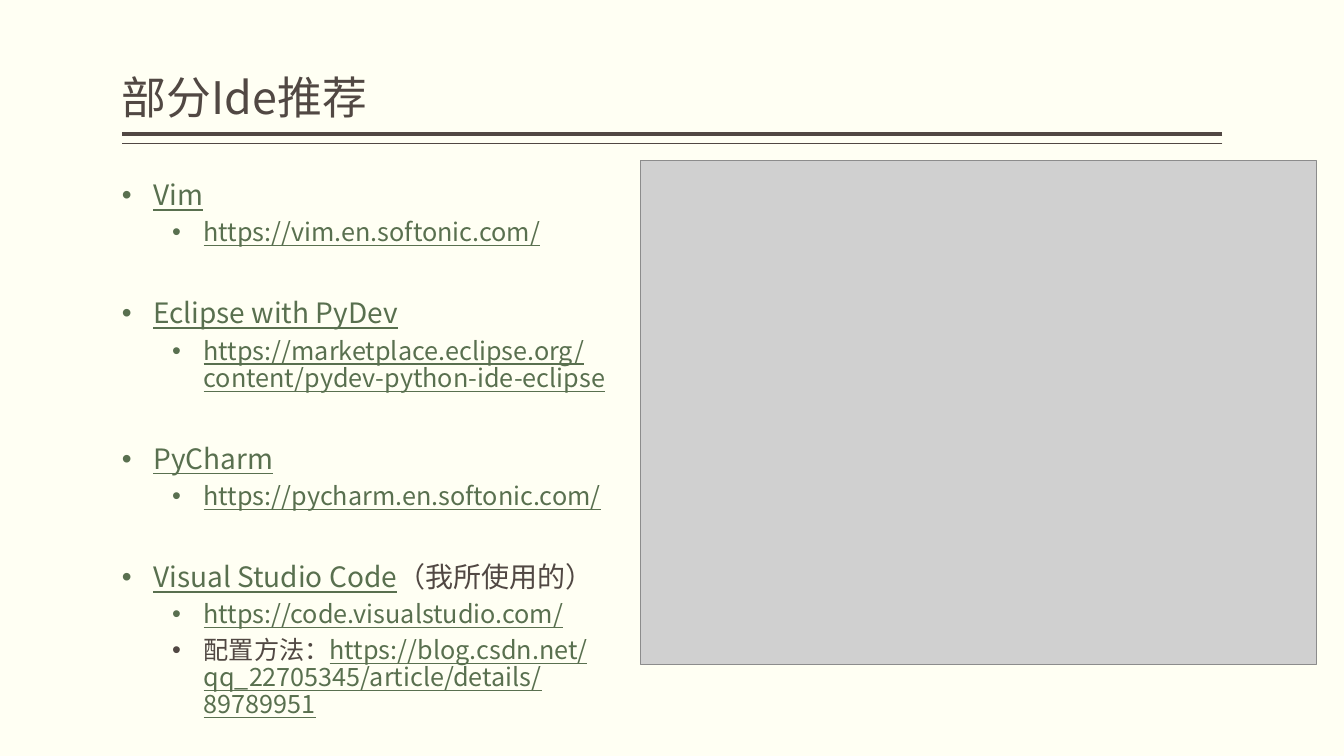
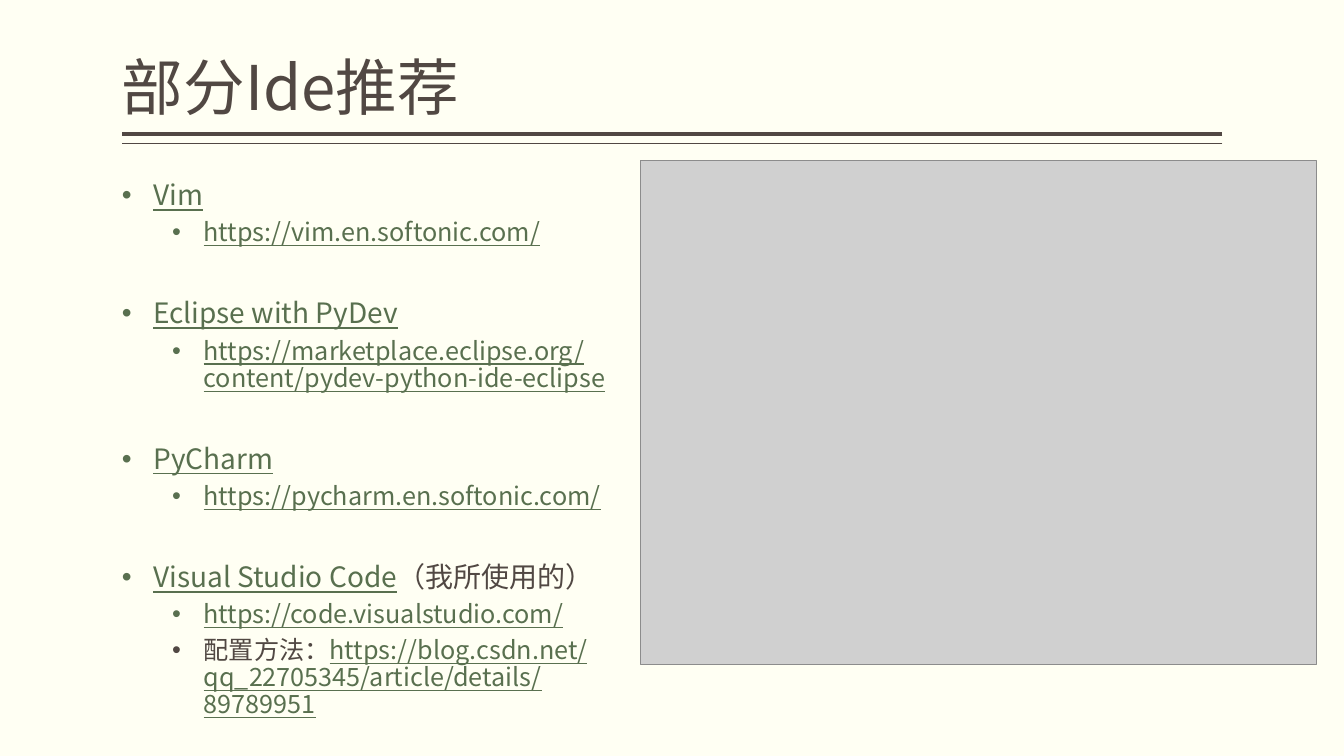
Before and after one commit to just997/project, a slide deck: slide 7 of python学习ppt/Python初识和环境配置.pptx. Drawn at 1344x756 pixels with LibreOffice and Linux fonts; fonts in the diff are those of the drawing; grey boxes stand for pictures. Boxes give left, top, right and bottom in pixels: in the first picture for what was removed or moved away, otherwise in the second. Text is boxed around its words. In the diff, an @@ line names an element or a change of style, - is before the commit and + after.

```diff
--- a/python学习ppt/Python初识和环境配置.pptx
+++ b/python学习ppt/Python初识和环境配置.pptx
@@ title "部分Ide推荐" at (x1=122, y1=58, x2=459, y2=115): size 32 to 44 pt @@
```
Also in this commit, not shown: 6 other slides changed.
